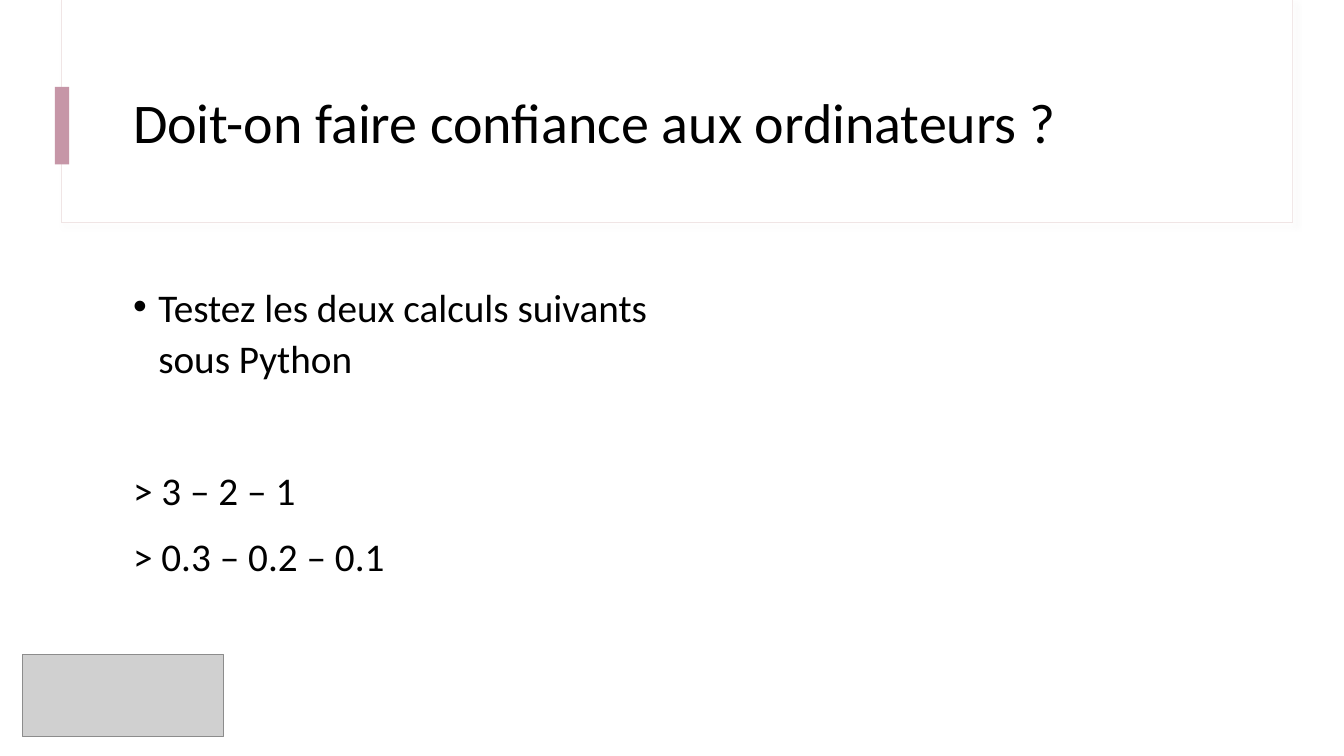
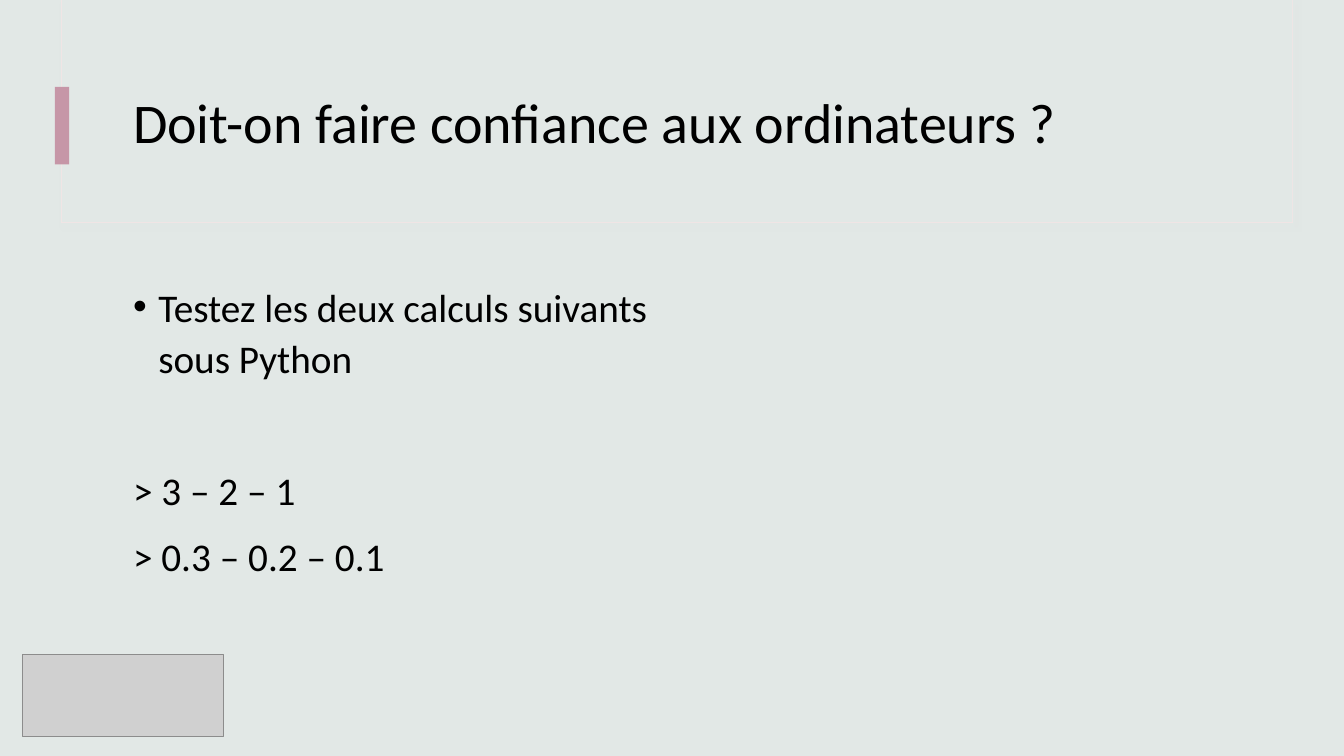
Before and after one commit to IOGS-Digital-Methods/semester-5, a slide deck: slide 10 of s5_outils_numeriques/b0_demistifier_python/B0_1_Demystifier_Python.pptx (slide 5 before the commit). Drawn at 1344x756 pixels with LibreOffice and Linux fonts; fonts in the diff are those of the drawing; grey boxes stand for pictures. Boxes give left, top, right and bottom in pixels: in the first picture for what was removed or moved away, otherwise in the second. Text is boxed around its words. In the diff, an @@ line names an element or a change of style, - is before the commit and + after.

```diff
--- a/s5_outils_numeriques/b0_demistifier_python/B0_1_Demystifier_Python.pptx
+++ b/s5_outils_numeriques/b0_demistifier_python/B0_1_Demystifier_Python.pptx
@@ background #FFFFFF to #E2E8E6 @@
@@ rectangle at [62, 0, 1293, 223]: fill #FFFFFF to #E2E8E6 @@
@@ rectangle at [63, 0, 1293, 222]: fill #FFFFFF to #E2E8E6 @@
```
Also in this commit, not shown: 5 slides added.
